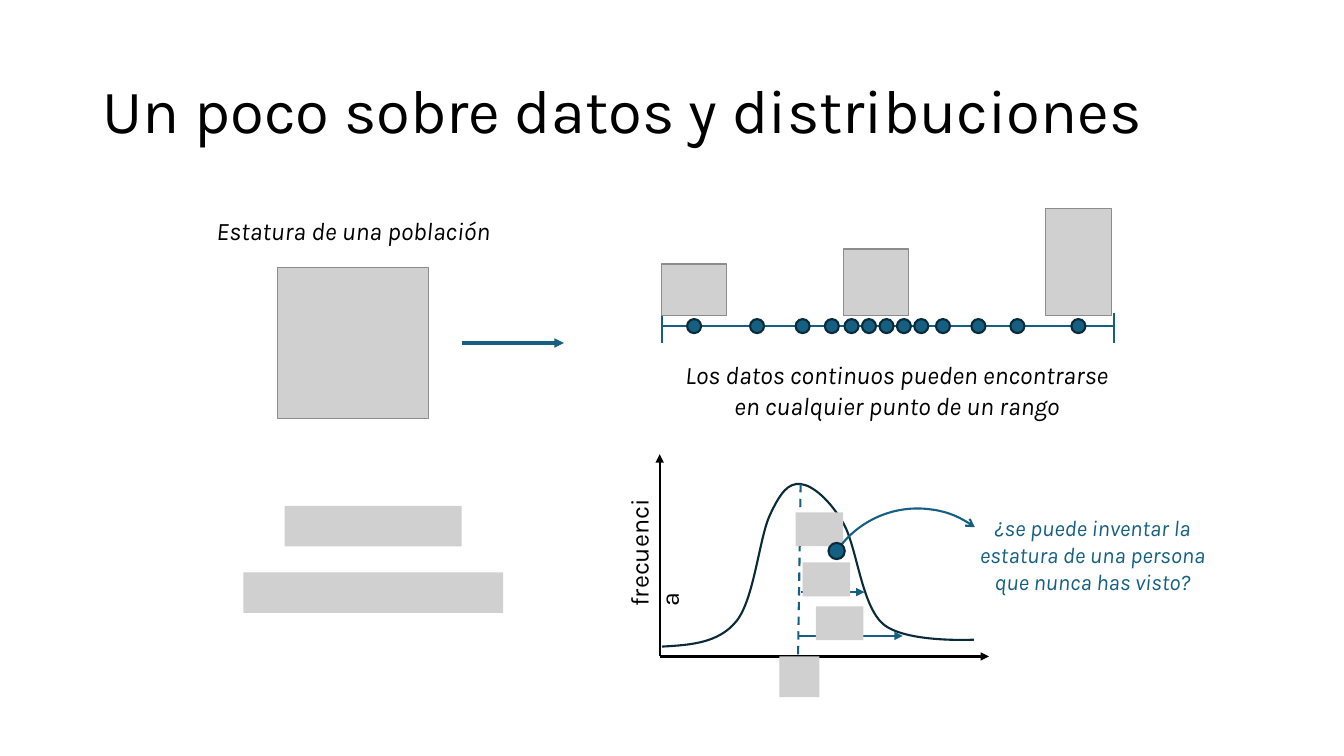
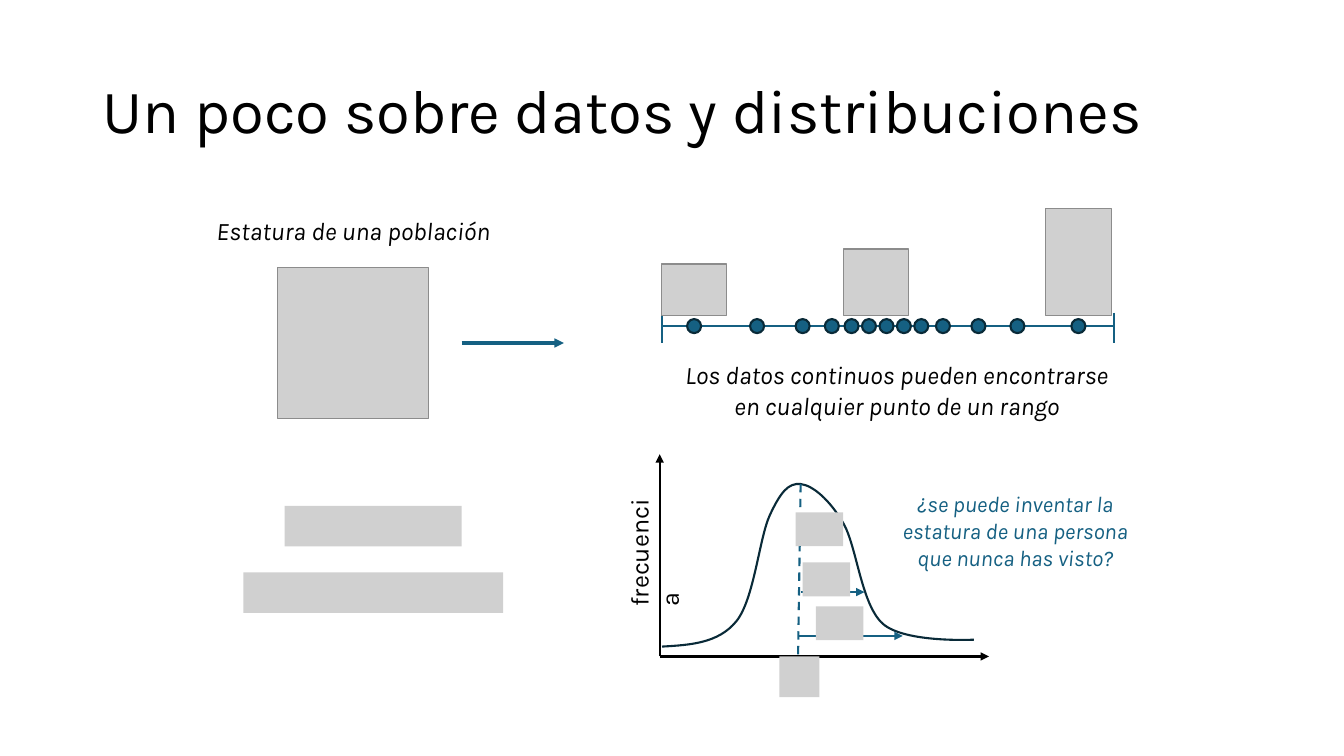
Before and after one commit to edircoli/taller-genbio, a slide deck: slide 7 of slides/byos_ppt.pptx. Drawn at 1344x756 pixels with LibreOffice and Linux fonts; fonts in the diff are those of the drawing; grey boxes stand for pictures. Boxes give left, top, right and bottom in pixels: in the first picture for what was removed or moved away, otherwise in the second. Text is boxed around its words. In the diff, an @@ line names an element or a change of style, - is before the commit and + after.

```diff
--- a/slides/byos_ppt.pptx
+++ b/slides/byos_ppt.pptx
@@ arc (boxed as its full ellipse) removed at (781, 469, 1054, 743) @@
@@ text "¿se puede inventar la estatura ...": place and size @@
-text "¿se puede inventar la estatura ..." at (980, 520, 1205, 596)
+text "¿se puede inventar la estatura ..." at (903, 496, 1128, 572)
@@ ellipse removed at (829, 543, 845, 560) @@
```
Also in this commit, not shown: 1 other slide changed, 1 slide added.
